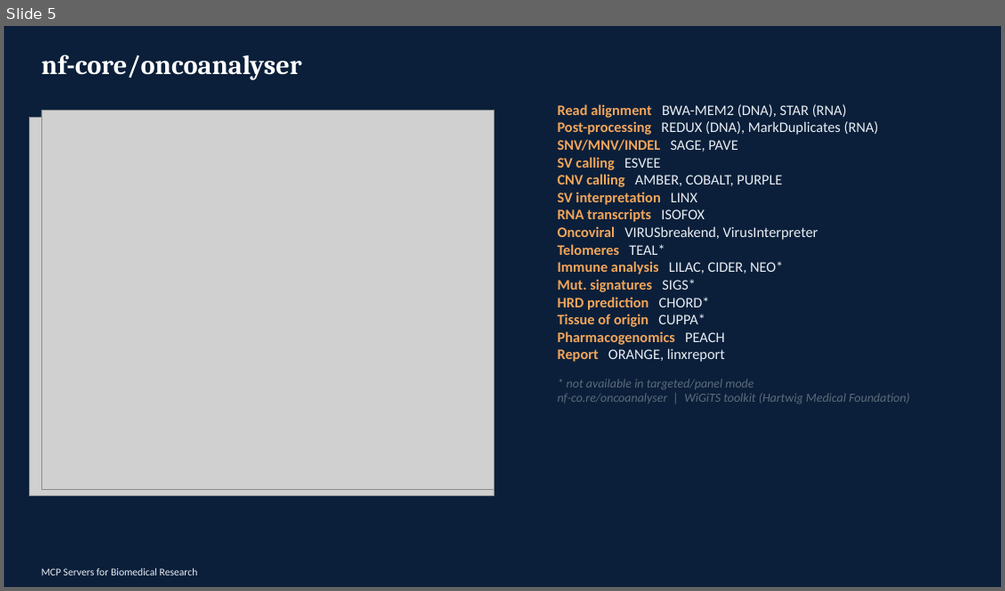
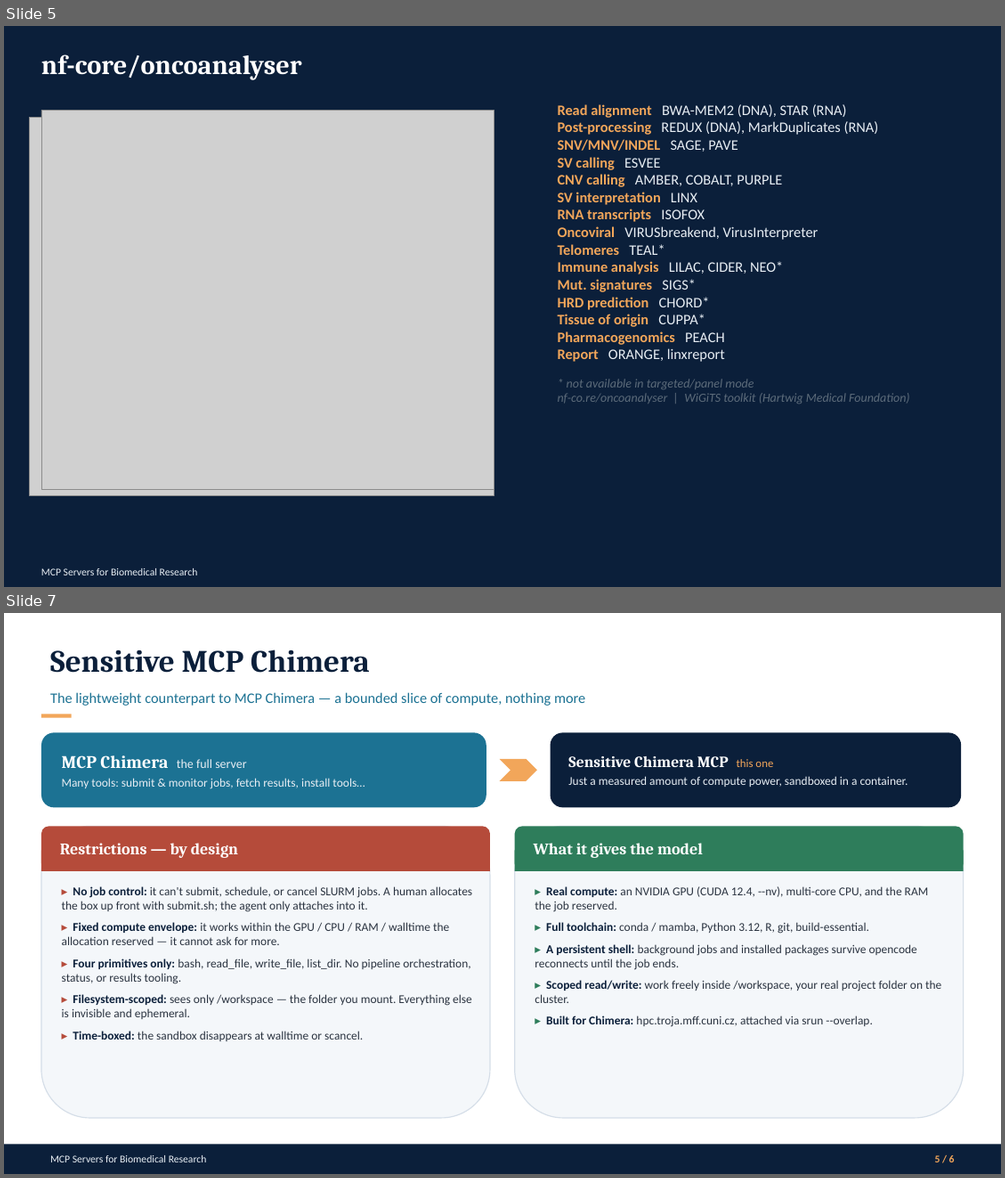
Before and after one commit to rse-cuni/Agentic-Systems-in-Biomedicine, a slide deck: Presentations/MCP_Servers_for_Biomedical_Research.pptx. Shown one above the other, each under a label of ours: slide 5 before the commit, slides 5 and 7 after it; the slides between them are not shown. The pictures are 1005x591 and 1005x1178 pixels, drawn with LibreOffice and Linux fonts; fonts in the diff are those of the drawing; grey boxes stand for pictures. Boxes give left, top, right and bottom in pixels: in the first picture for what was removed or moved away, otherwise in the second. Text is boxed around its words. In the diff, an @@ line names an element or a change of style, - is before the commit and + after.

Commit message:
Sensitive MCP Chimera

```diff
--- a/Presentations/MCP_Servers_for_Biomedical_Research.pptx
+++ b/Presentations/MCP_Servers_for_Biomedical_Research.pptx
@@ slide 7 added at [4, 613, 1001, 1174], background #FFFFFF @@
@@ text added at [50, 649, 370, 673], 30 pt, text #0B1F3A, bold @@
+Sensitive MCP Chimera
@@ text added at [50, 692, 585, 706], 14 pt, text #1C7293 @@
+The lightweight counterpart to MCP Chimera — a bounded slice of compute, nothing more
@@ rectangle added at [41, 714, 72, 718], fill #F2A65A @@
@@ rounded rectangle added at [41, 732, 486, 807], fill #1C7293, 11.5 pt, text #E8EEF4 @@
+MCP Chimera the full server
+Many tools: submit & monitor jobs, fetch results, install tools…
@@ rounded rectangle added at [550, 732, 961, 807], fill #0B1F3A, 11.5 pt, text #E8EEF4 @@
+Sensitive Chimera MCP this one
+Just a measured amount of compute power, sandboxed in a container.
@@ chevron added at [499, 759, 536, 781], fill #F2A65A @@
@@ rounded rectangle added at [41, 826, 490, 1118], fill #F4F7FA, outline #D5DEE8 1 pt @@
@@ rounded rectangle added at [41, 826, 490, 871], fill #B54B3A @@
@@ rounded rectangle added at [515, 826, 963, 1118], fill #F4F7FA, outline #D5DEE8 1 pt @@
@@ rounded rectangle added at [515, 826, 963, 871], fill #2E7D5B @@
@@ rectangle added at [41, 850, 490, 871], fill #B54B3A @@
@@ text added at [60, 843, 238, 858], 15.5 pt, text #FFFFFF, bold @@
+Restrictions — by design
@@ rectangle added at [515, 850, 963, 871], fill #2E7D5B @@
@@ text added at [534, 843, 703, 858], 15.5 pt, text #FFFFFF, bold @@
+What it gives the model
@@ text added at [62, 886, 472, 1041], 11.5 pt, text #2A3340 @@
+▸ No job control: it can't submit, schedule, or cancel SLURM jobs. A human allocates the box up front with submit.sh; the agent only attaches into it.
+▸ Fixed compute envelope: it works within the GPU / CPU / RAM / walltime the allocation reserved — it cannot ask for more.
+▸ Four primitives only: bash, read_file, write_file, list_dir. No pipeline orchestration, status, or results tooling.
+▸ Filesystem-scoped: sees only /workspace — the folder you mount. Everything else is invisible and ephemeral.
+▸ Time-boxed: the sandbox disappears at walltime or scancel.
@@ text added at [534, 886, 941, 1027], 11.5 pt, text #2A3340 @@
+▸ Real compute: an NVIDIA GPU (CUDA 12.4, --nv), multi-core CPU, and the RAM the job reserved.
+▸ Full toolchain: conda / mamba, Python 3.12, R, git, build-essential.
+▸ A persistent shell: background jobs and installed packages survive opencode reconnects until the job ends.
+▸ Scoped read/write: work freely inside /workspace, your real project folder on the cluster.
+▸ Built for Chimera: hpc.troja.mff.cuni.cz, attached via srun --overlap.
@@ rectangle added at [4, 1144, 1001, 1174], fill #0B1F3A @@
@@ text added at [50, 1155, 207, 1162], 10 pt, text #E8EEF4 @@
+MCP Servers for Biomedical Research
@@ text added at [935, 1155, 955, 1162], 10 pt, text #F2A65A, bold @@
+5 / 6
```
Also in this commit, not shown: 5 slides changed, 1 other file.
